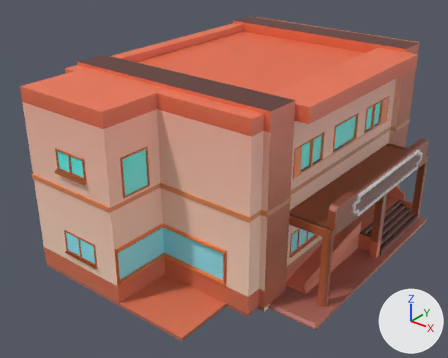
The Blender file Police Station_model/Police Station1.blend, before and after one commit.
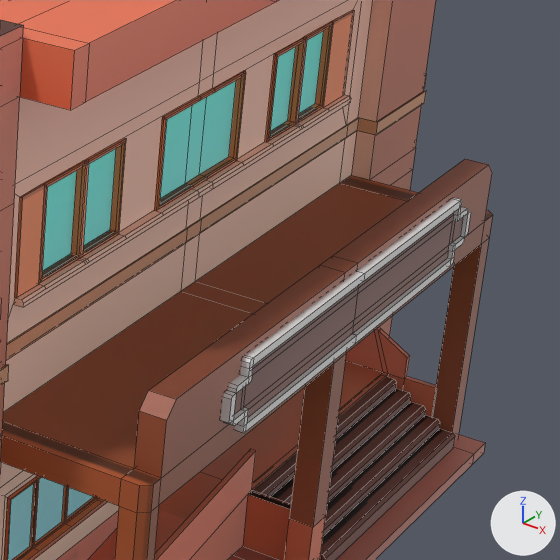
There are two pictures of each version: one whole from a 50 mm lens placed at (37.5, -65.1, 44.2), pointed at (-8.8, -7.3, 8.4), one close up on the part from 64% to 100% of the width and 26% to 71% of the height. Arrows for +X, +Y and +Z are at lower right; the lights stay in place. The older version's two pictures come first. The close-ups show mesh edges as thin lines.
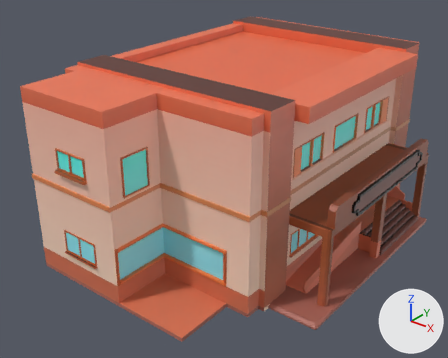
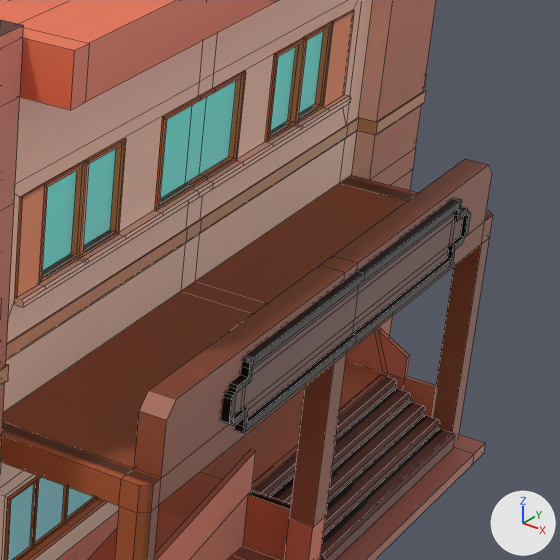
What the commit changed:
me_cube has 2325 vertices, 1614 faces and spans x -2.61..1.91, y -3.21..2.95, z -1.0..2.07.
me_cube is used by ob_cube; location (-3.55, -2.29, 7.39); scale (7.87, 7.87, 7.87).
me_cube part 1: all 124 faces that had it switch from no material to mat_material_012 (picture img_untitled).

Where the change shows, as pixel boxes (x1, y1, x2, y2) in the close-ups (560 x 560 px):
part 1 of me_cube, recoloured: (221, 198, 471, 433) in both
